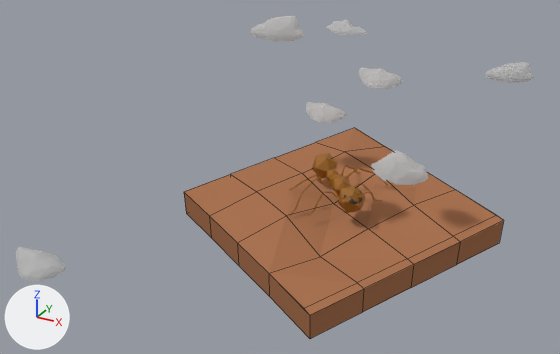
What one commit did to the Blender file mathCheese/Assets/Resources/Meshes/Mesh Masters/skybox.blend.
Rendered twice from a 50 mm camera at (21.7, -20.7, 25.1) aimed at (-1.7, 21.8, 3.8). Arrows for +X, +Y and +Z are at lower left; the lights stay in place. Mesh edges are drawn as thin lines on the coarser meshes.

The first picture shows 'Ant', 'Ground', 'GroundBottom', 'cloud.000', 'cloud.001', 'cloud.002', 'cloud.003', 'cloud.004', 'cloud.005', 'cloud.006'.
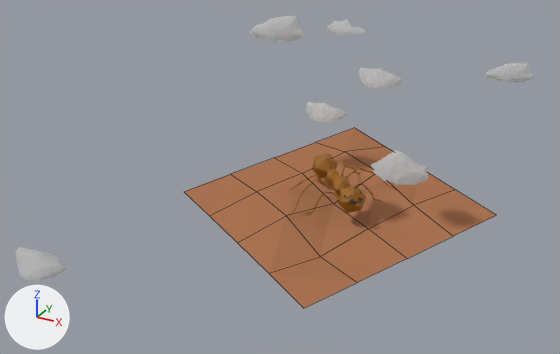
Commit message: changed skybox mat

Pixel boxes (x1, y1, x2, y2) of what changed, in the pictures (560 x 354 px):
'GroundBottom', deleted (brown): before (184, 192, 504, 339)

Patch to the scene script:
```diff
--- a/mathCheese/Assets/Resources/Meshes/Mesh Masters/skybox.blend.py
+++ b/mathCheese/Assets/Resources/Meshes/Mesh Masters/skybox.blend.py
@@ ob_groundbottom @@
-ob_groundbottom = bpy.data.objects.new('GroundBottom', me_plane_003)
-ob_groundbottom.location = (0.83, 25.19, 1.05)
-ob_groundbottom.rotation_euler = (0.0948, -0.126, 1.062)  # degrees (5.4, -7.2, 61)
-ob_groundbottom.scale = (8.0, 8.0, 8.0)
```
